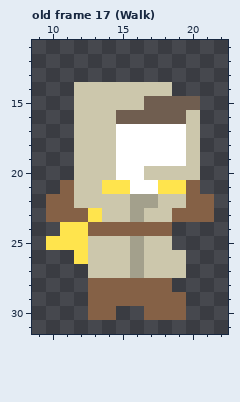
Two states of a pixel-art file, Assets/Sprites/EnemyFarmer.aseprite. Above, as it was before the edit.
32x32 pixels, 18 frames. Shown: old frame 17 (Walk): x 9..22, y 11..31. The commit also changed other frames, which this record leaves out.
Now the later version:
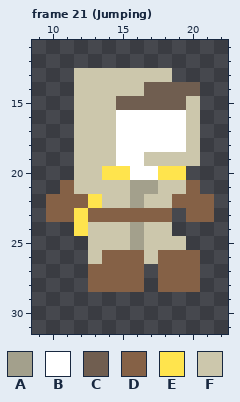
Palette (. is transparent): A #a3a08c  B #ffffff  C #705e50  D #856146  E #ffe44d  F #ccc7ac
A new or re-ordered frame is compared with the old frame closest to it.
Changes in this commit:
frames 18 -> 22
Frame 21 (Jumping) is new; against old frame 17 (Walk):
y 13: x 12..18 ....... -> FFFFFFF
y 14: x 17..20 FF.. -> CCCC
y 15: x 15..16 FF -> CC; x 20 C -> F
y 16: x 15..19 CCCCC -> BBBBB
y 19: x 17..19 BBB -> FFF
y 20: x 14..15 FB -> EE; x 17..20 FFFF -> BEE.
y 21: x 14..19 EEBBEE -> FFAAFF
y 22: x 12..13 FF -> DE; x 17 A -> F; x 19 F -> D
y 23: x 12..19 DEFFAFFD -> EDDDDDD.
y 24: x 11 E -> .; x 13..18 DDDDDD -> FFFAFF
y 25: x 10..12 EEE -> ...; x 19 . -> F
y 26: x 12 E -> .; x 14..16 FFA -> DDD; x 18..20 FF. -> DDD
y 27: x 13..20 FFFAFFF. -> DDDD.DDD
y 28: x 17 D -> .; x 19..20 .. -> DD
y 29: x 13..19 DDDDDDD -> .......
y 30: x 13..14 DD -> ..; x 17..19 DDD -> ...
Changed places in both pictures, as pixel boxes (x1, y1, x2, y2):
changed: (46, 68, 200, 320)
